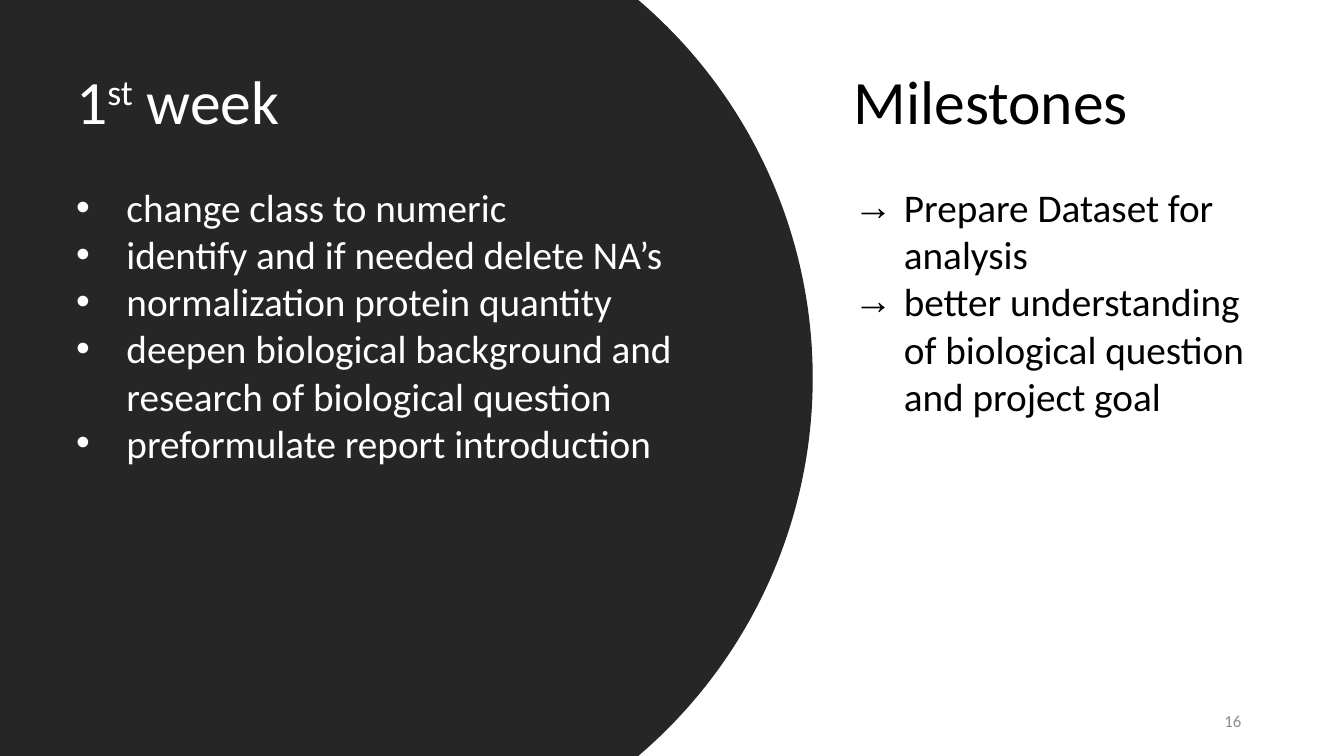
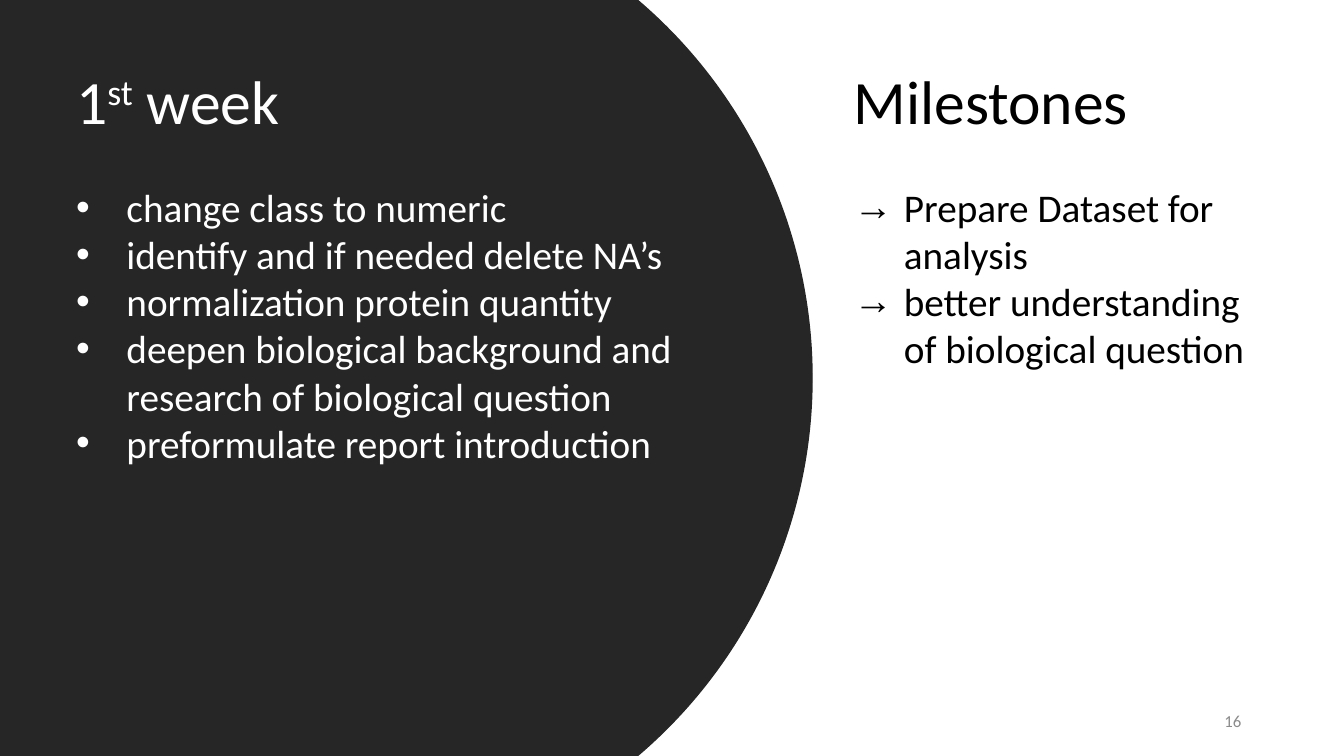
Before and after one commit to datascience-mobi-2022/2022-topic-03-team-05, a slide deck: slide 16 of Project Proposal_temporary draft.pptx. Drawn at 1344x756 pixels with LibreOffice and Linux fonts; fonts in the diff are those of the drawing. Boxes give left, top, right and bottom in pixels: in the first picture for what was removed or moved away, otherwise in the second. Text is boxed around its words. In the diff, an @@ line names an element or a change of style, - is before the commit and + after.

```diff
--- a/Project Proposal_temporary draft.pptx
+++ b/Project Proposal_temporary draft.pptx
@@ text at (904,288,1244,370): text changed @@
-→ better understanding of biological question and project goal
+→ better understanding of biological question
```
